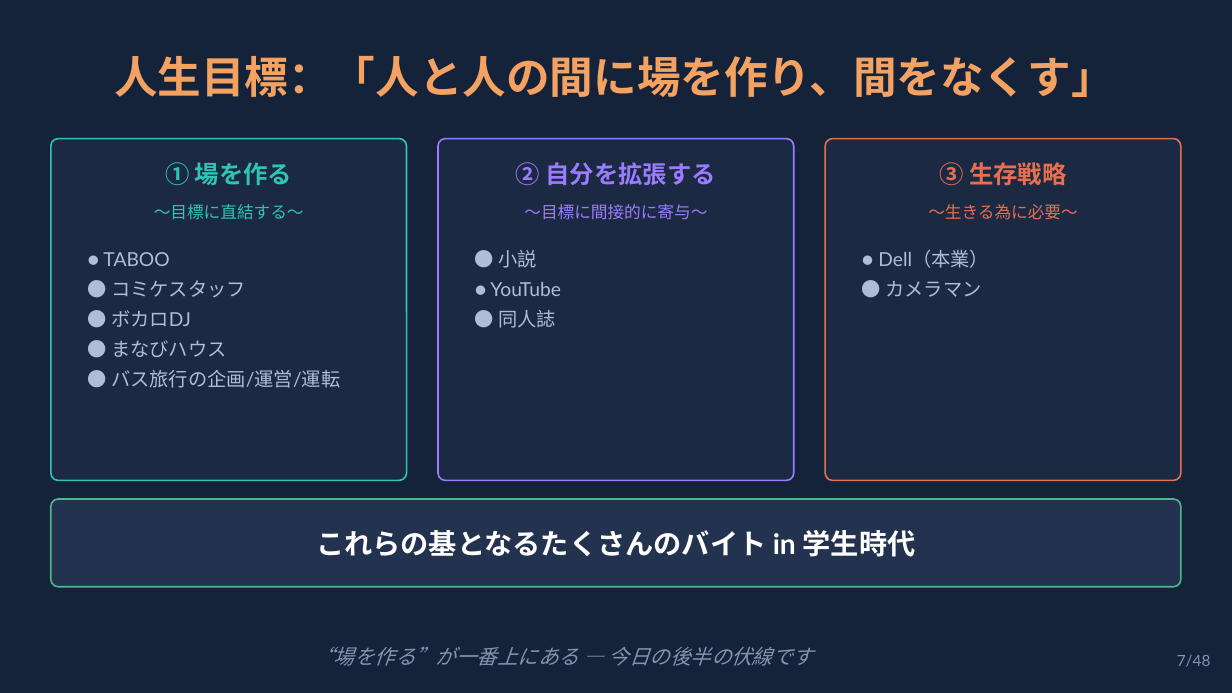
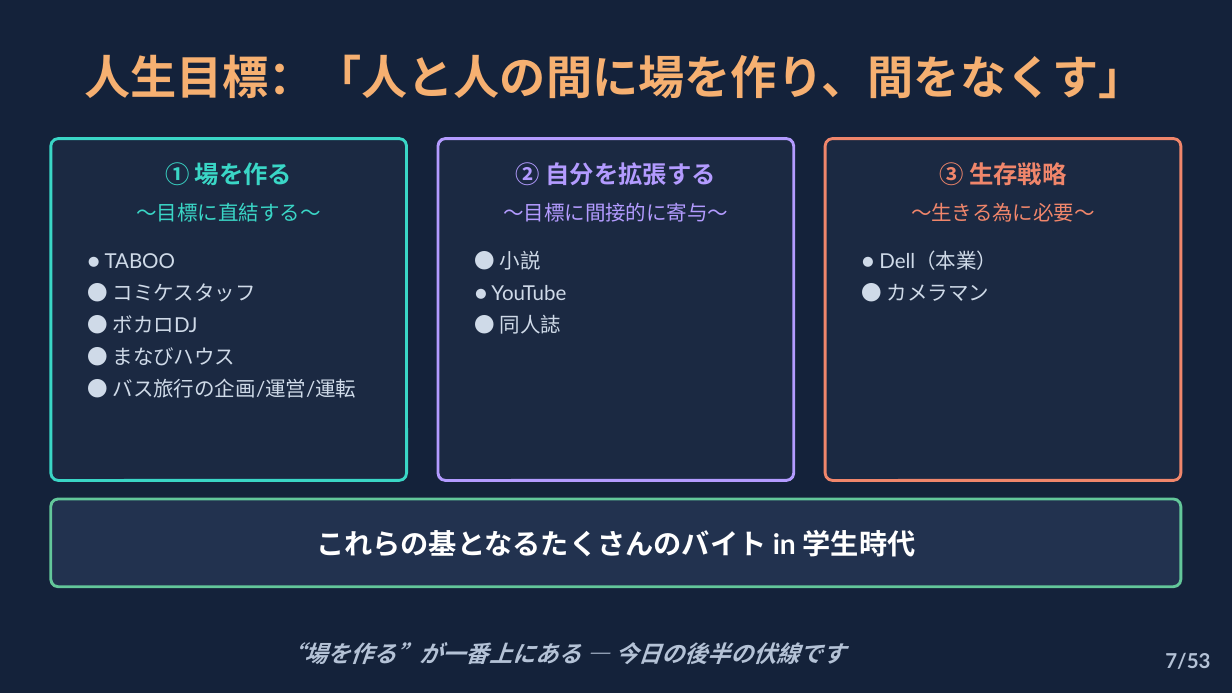
Before and after one commit to syukugennmathto/claude-daily-routines, a slide deck: slide 7 of build/career_talk_setagaya.pptx. Drawn at 1232x693 pixels with LibreOffice and Linux fonts; fonts in the diff are those of the drawing. Boxes give left, top, right and bottom in pixels: in the first picture for what was removed or moved away, otherwise in the second. Text is boxed around its words. In the diff, an @@ line names an element or a change of style, - is before the commit and + after.

```diff
--- a/build/career_talk_setagaya.pptx
+++ b/build/career_talk_setagaya.pptx
@@ text "人生目標：「人と人の間に場を作り、間をなくす」" at (x1=84, y1=54, x2=1145, y2=99): size 34 to 36 pt, text colour #F4A261 to #F6B071 @@
@@ rounded rectangle at (x1=51, y1=139, x2=407, y2=481): outline #2EC4B6 1.25 pt to #3AD6C6 2.25 pt @@
@@ rounded rectangle at (x1=438, y1=139, x2=794, y2=481): outline #9B7BFF 1.25 pt to #B39BFF 2.25 pt @@
@@ rounded rectangle at (x1=825, y1=139, x2=1181, y2=481): outline #E76F51 1.25 pt to #F0866B 2.25 pt @@
@@ text "① 場を作る" at (x1=165, y1=162, x2=292, y2=185): text colour #2EC4B6 to #3AD6C6 @@
@@ text "② 自分を拡張する" at (x1=516, y1=162, x2=716, y2=185): text colour #9B7BFF to #B39BFF @@
@@ text "③ 生存戦略" at (x1=939, y1=162, x2=1066, y2=186): text colour #E76F51 to #F0866B @@
@@ text "〜目標に直結する〜" at (x1=137, y1=203, x2=321, y2=222): size 13 to 16 pt, text colour #2EC4B6 to #3AD6C6 @@
@@ text "〜目標に間接的に寄与〜" at (x1=503, y1=202, x2=728, y2=222): size 13 to 16 pt, text colour #9B7BFF to #B39BFF @@
@@ text "〜生きる為に必要〜" at (x1=911, y1=202, x2=1095, y2=222): size 13 to 16 pt, text colour #E76F51 to #F0866B @@
@@ size 15 to 16 pt, text colour #AEBED4 to #CFDAE8 in 3 elements at (x1=105, y1=253, x2=357, y2=398), (x1=491, y1=251, x2=566, y2=334), (x1=879, y1=250, x2=997, y2=301) @@
@@ rounded rectangle at (x1=51, y1=499, x2=1181, y2=587): outline #52B788 1.25 pt to #63C79A 2.25 pt @@
@@ text "“場を作る”が一番上にある — 今日の後半の伏線です" at (x1=281, y1=642, x2=846, y2=664): size 16 to 18 pt, text colour #8294AE to #B4C2D6, bold on @@
@@ text at (x1=1165, y1=653, x2=1210, y2=669): text changed; size 12 to 16 pt; text colour #8294AE to #B4C2D6; bold on @@
-7/48
+7/53
```
Also in this commit, not shown: 47 other slides changed, 5 slides added, 3 other files.
